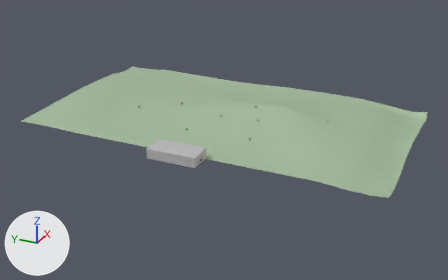
The FBX model Assets/Models/World.fbx: old version first, new version second.
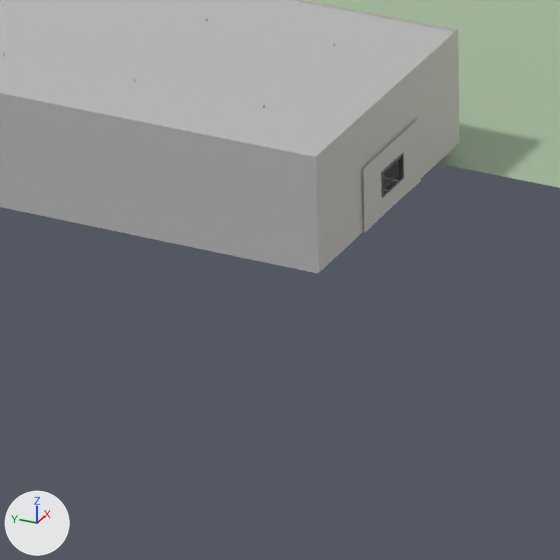
There are two pictures of each version: one whole from a camera (50 mm lens) standing at (-183.7, -102.0, 102.8) and looking at (27.7, -6.9, -2.9), one close up on the part from 37% to 48% of the width and 52% to 69% of the height. The lights are fixed; the arrows at lower left show +X, +Y and +Z. Where no turn or scale is listed for an object, it has been applied to the vertices.

The scene before the commit, as lines of its bpy script (objects in view):
```python
me_mesh = bpy.data.meshes.new('Mesh')
me_mesh.from_pydata(...)  # 9623 vertices, 9514 faces; spans x -43.0..95.0, y -79.0..78.0, z -6.0..5.0
me_mesh.materials.append(mat_lambert1)  # grey #bcbcbc
me_mesh.materials.append(mat_wall)  # light grey #c5c2be
me_mesh.materials.append(mat_wall_hole)  # dark grey #585858
me_mesh.materials.append(mat_rollers)  # dark grey #676767
me_mesh.materials.append(mat_light_shade)  # dark green #536d4d
me_mesh.materials.append(mat_lambert14)  # beige #fff0d5
me_mesh.materials.append(mat_light_cable)  # grey #747474
me_mesh.materials.append(mat_lamp_grey)  # dark grey #585858
me_mesh.materials.append(mat_blinn1)  # grey #bcbcbc
me_mesh.materials.append(mat_grass)  # green #a5bc9d
me_mesh.materials.append(mat_gravestone)  # grey #7e7e7e
me_mesh.materials.append(mat_grave_text)  # black #3f3f3f
ob_pplane8 = bpy.data.objects.new('pPlane8', me_mesh)
ob_pplane8.location = (0.0, 0.0, 0.0)
```
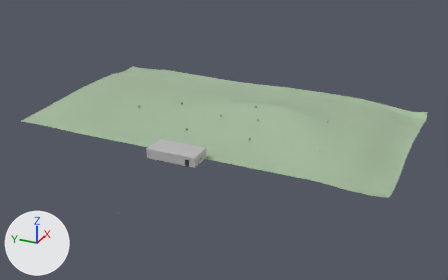
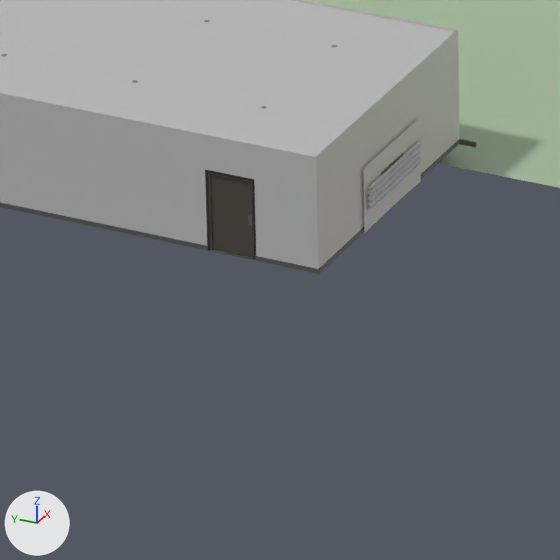
The change, as a diff of the scene's bpy script:
```diff
--- a/Assets/Models/World.fbx.py
+++ b/Assets/Models/World.fbx.py
@@ mat_lambert23 @@
+mat_lambert23 = principled_material('lambert23')
+mat_lambert23.base_color = (0.107, 0.107, 0.107)  # dark grey #5c5c5c
@@ mat_door_handle @@
+mat_door_handle = principled_material('Door_Handle')
+mat_door_handle.base_color = (0.125, 0.125, 0.125)  # dark grey #636363
@@ mat_crafting_table_color @@
+mat_crafting_table_color = principled_material('Crafting_Table_Color')
+mat_crafting_table_color.base_color = (0.191, 0.154, 0.122)  # brown #796d62
@@ mat_door @@
+mat_door = principled_material('Door')
+mat_door.base_color = (0.072, 0.0646, 0.0526)  # dark grey #4c4841
@@ mat_screwdriver_handle_color @@
+mat_screwdriver_handle_color = principled_material('Screwdriver_Handle_Color')
+mat_screwdriver_handle_color.base_color = (0.5, 0.374, 0.266)  # beige #bca58d
@@ mat_lambert22 @@
+mat_lambert22 = principled_material('lambert22')
+mat_lambert22.base_color = (0.223, 0.138, 0.0)  # yellow #826800
@@ mat_eurn_1 @@
+mat_eurn_1 = principled_material('EURN_1')
+mat_eurn_1.base_color = (0.5, 0.5, 0.5)  # grey #bcbcbc
@@ mat_screwdriver_metal_color @@
+mat_screwdriver_metal_color = principled_material('Screwdriver_Metal_Color')
+mat_screwdriver_metal_color.base_color = (0.5, 0.5, 0.5)  # grey #bcbcbc
@@ me_mesh @@
 # used by ob_pplane8; location = (0.0, 0.0, 0.0)
-me_mesh.from_pydata(...)  # 9623 vertices, 9514 faces; spans x -43.0..95.0, y -79.0..78.0, z -6.0..5.0
+me_mesh.from_pydata(...)  # 13017 vertices, 12986 faces; spans x -43.0..95.0, y -79.0..78.0, z -6.0..5.0
+# me_mesh part 1: a new loose piece, a box spanning x 4.92..5.01, y -10.6..10.6, z -0.02..0.14, in mat_wall_hole (dark grey #585858)
+# me_mesh part 2: 673 vertices moved within x -5.0..5.0, y -10.0..8.0, z 0.0..4.0; 1940 vertices added at x -5.0..5.0, y -10.0..11.0, z 0.0..4.0
 me_mesh.materials.append(mat_lambert1)
@@ me_mesh @@
 me_mesh.materials.append(mat_grave_text)
+me_mesh.materials.append(mat_eurn_1)  # grey #bcbcbc
+me_mesh.materials.append(mat_lambert23)  # dark grey #5c5c5c
+me_mesh.materials.append(mat_lambert22)  # yellow #826800
+me_mesh.materials.append(mat_crafting_table_color)  # brown #796d62
+me_mesh.materials.append(mat_screwdriver_handle_color)  # beige #bca58d
+me_mesh.materials.append(mat_screwdriver_metal_color)  # grey #bcbcbc
+me_mesh.materials.append(mat_door_handle)  # dark grey #636363
+me_mesh.materials.append(mat_door)  # dark grey #4c4841
```

Changed parts and their boxes (x1, y1, x2, y2) in the close-ups (560 x 560 px):
part 1 of me_mesh, added: after (459, 139, 477, 147)
part 2 of me_mesh, built on: before (0, 89, 432, 235); after (0, 0, 543, 274)
